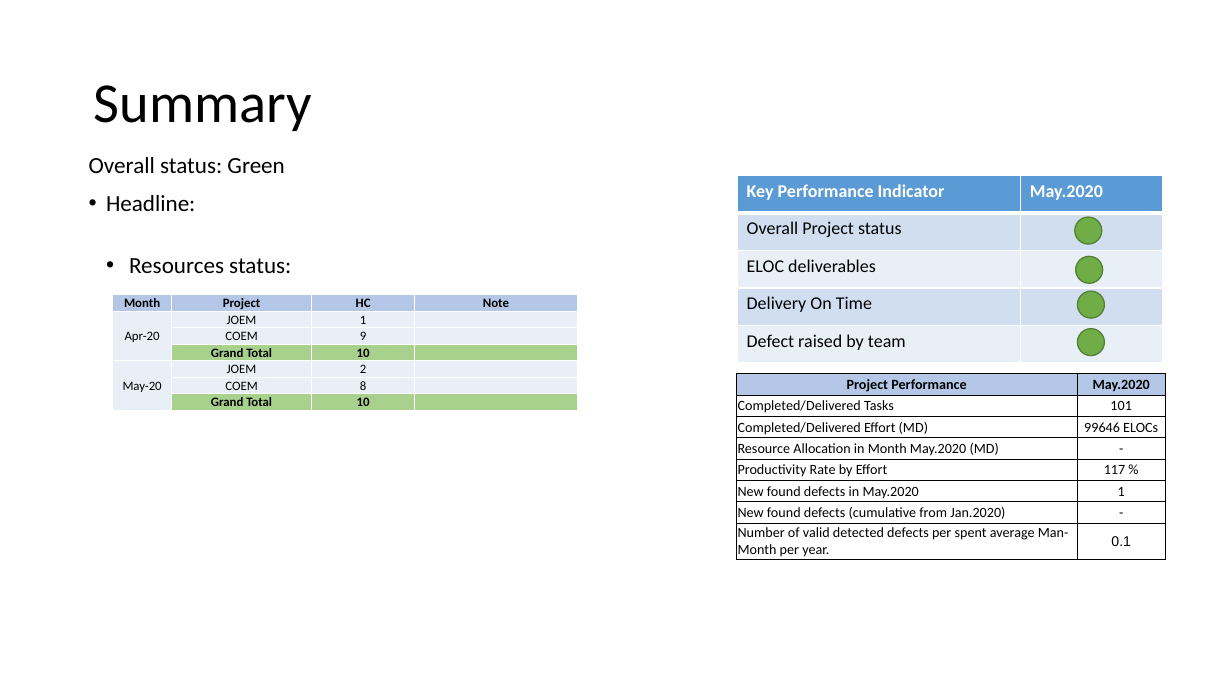
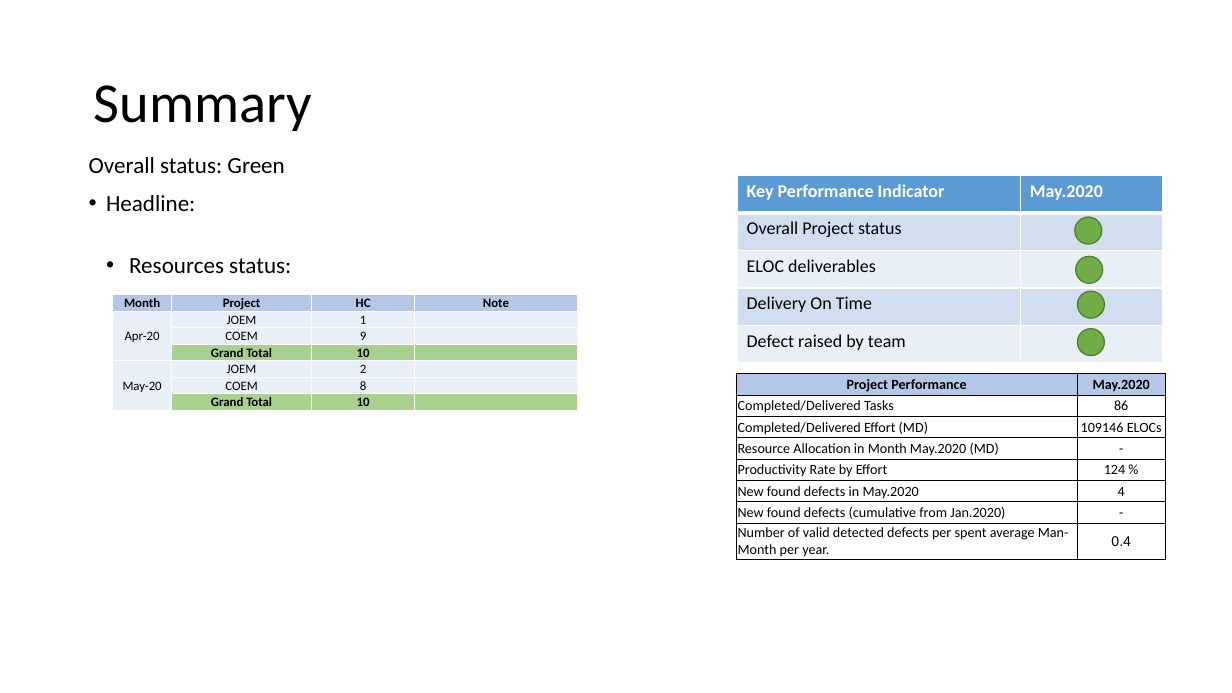
Before and after one commit to trunghieu880/My_Document, a slide deck: slide 3 of 999_NW/Test_Folder/Sample/BanVien_MonthlyReport_May_2020.pptx. Drawn at 1232x693 pixels with LibreOffice and Linux fonts; fonts in the diff are those of the drawing. Boxes give left, top, right and bottom in pixels: in the first picture for what was removed or moved away, otherwise in the second. Text is boxed around its words. In the diff, an @@ line names an element or a change of style, - is before the commit and + after.

```diff
--- a/999_NW/Test_Folder/Sample/BanVien_MonthlyReport_May_2020.pptx
+++ b/999_NW/Test_Folder/Sample/BanVien_MonthlyReport_May_2020.pptx
@@ table at <box>737,373,1166,561</box> @@
-row 2, column 2: 101
+row 2, column 2: 86
-row 3, column 2: 99646 ELOCs
+row 3, column 2: 109146 ELOCs
-row 5, column 2: 117 %
+row 5, column 2: 124 %
-row 6, column 2: 1
+row 6, column 2: 4
-row 8, column 2: 0.1
+row 8, column 2: 0.4
```
Also in this commit, not shown: 8 other slides changed, 1 slide removed, 1 other file.
